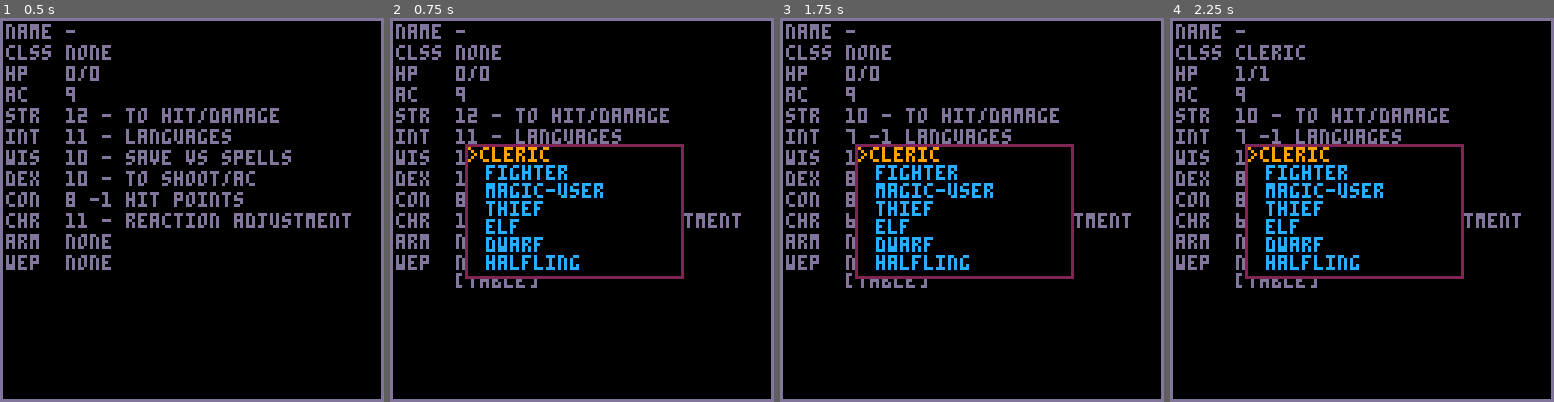
Above: before the commit, frames 1-4 (left to right).
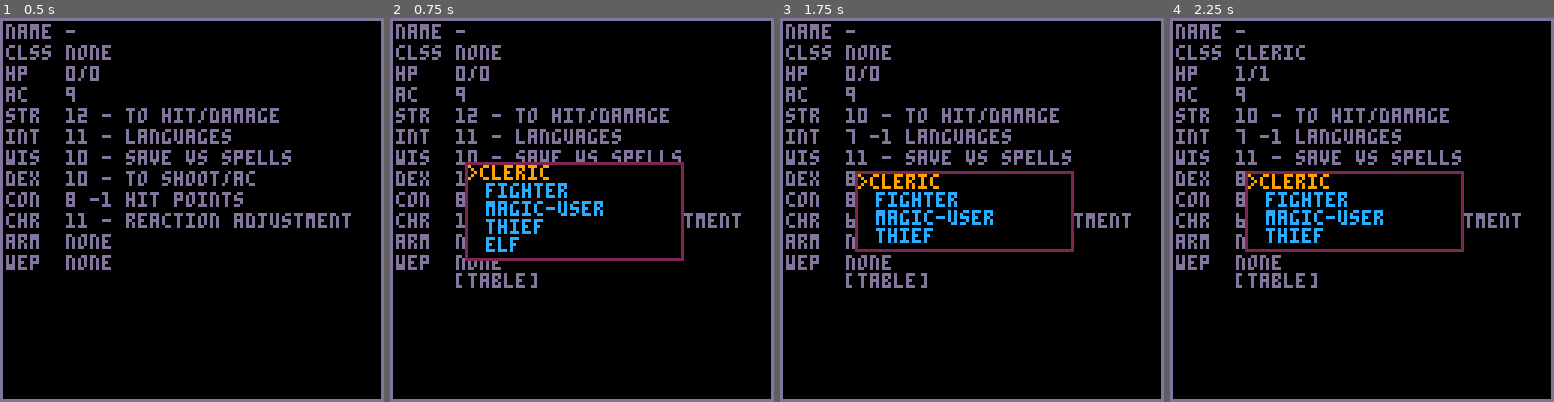
Above: after the commit, the same moments.

Repository: pond823/dnd
Game: PICO-8 cartridge dnd.p8
The game is run twice, just before and just after one commit, with the same random seed, the same clock (stepped at 60 frames per second) and the same inputs.
Inputs:
- Up to frame 1 (0.5 s): tap X (X key) at 0.33 s
- Up to frame 2 (0.75 s): tap O (Z key) at 0.7 s
- Up to frame 3 (1.75 s): tap X (X key) at 1.07 s; hold Right from 1.6 s (still down); tap O (Z key) at 1.7 s
- Up to frame 4 (2.25 s): tap X (X key) at 1.85 s; release Right at 2.1 s; tap O (Z key) at 2.1 s; hold Up from 2.15 s (still down)

Frame 1 is identical in both runs. In frame 2, 5.2% of the frame differs, in the area x 19-77%, y 32-68%; in frame 3, 5.9%; in frame 4, 5.9%.

Commit message:
race selection checking

Diff:
--- a/dnd.p8
+++ b/dnd.p8
@@ -8,13 +8,17 @@
 selected = 1
 function _init( ... )
     create_character()
-    set_classes()
+
 end
 
 function _update()
     if (btnp(1)) create_character()
     if (btnp(4)) state = 1
-    if (state == 1) select_options()
+    if (state == 1) then
+      set_classes()
+      select_options()
+
+    end
 
 end
 
@@ -78,20 +82,35 @@
       {
         display = "thief",
         func = select_thief
-      },
-      {
+      }
+
+    }
+
+    if (player.str >8 and player.int >8 ) then
+      elf = {
         display = "elf",
         func = select_elf
-      },
+      }
+      add (options, elf)
+    end
+    if(player.con > 8) then
+      dwarf =
       {
         display = "dwarf",
         func = select_dwarf
-      },
+      }
+      add(options, dwarf)
+    end
+
+    if (player.dex > 8 and player.con > 9) then
+      halfing =
       {
         display = "halfling",
         func = select_halfling
       }
-    }
+      add(options,halfing)
+    end
+
 end
 
 
